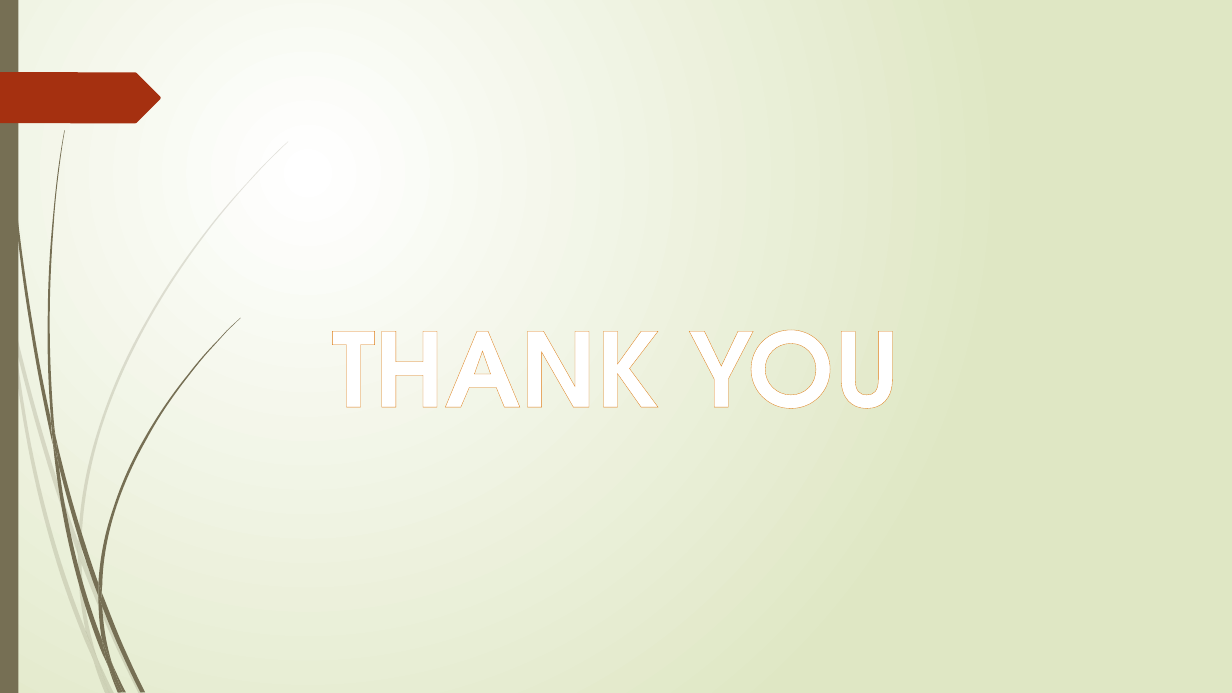
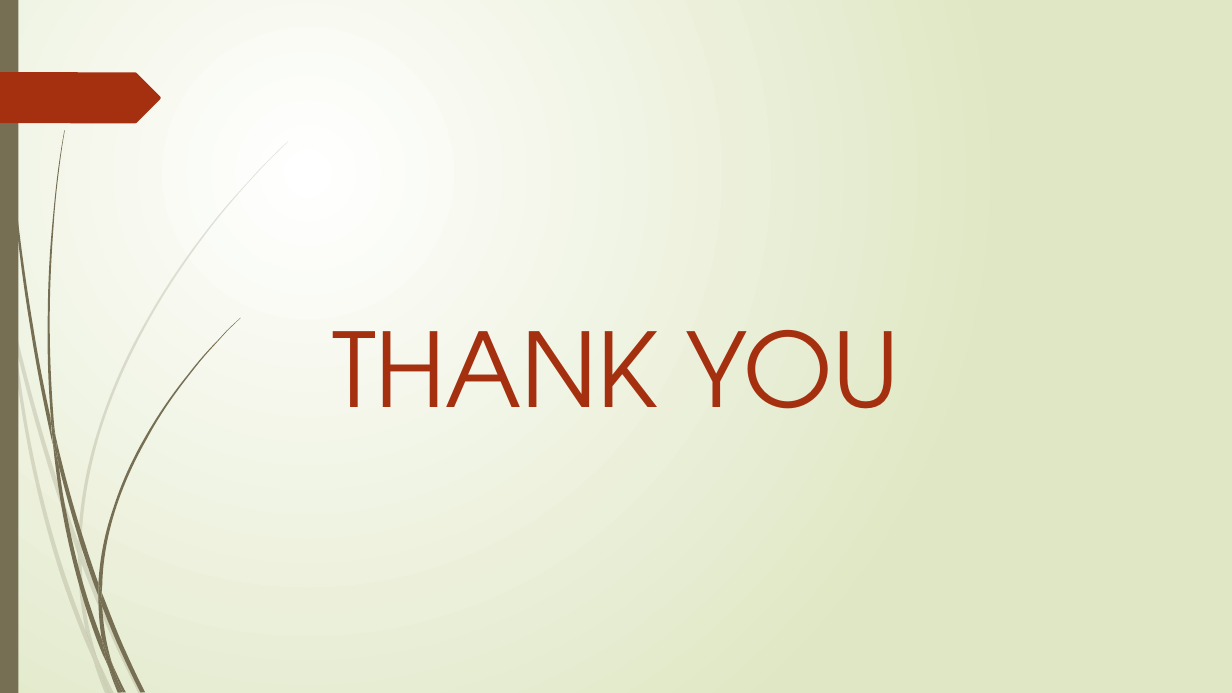
Before and after one commit to KaustubhaRam/Amazon_Sales, a slide deck: slide 10 of Unified Mentor Amazon Sales.pptx. Drawn at 1232x693 pixels with LibreOffice and Linux fonts; fonts in the diff are those of the drawing. Boxes give left, top, right and bottom in pixels: in the first picture for what was removed or moved away, otherwise in the second. Text is boxed around its words. In the diff, an @@ line names an element or a change of style, - is before the commit and + after.

Commit message:
update

```diff
--- a/Unified Mentor Amazon Sales.pptx
+++ b/Unified Mentor Amazon Sales.pptx
@@ text "THANK YOU" at <box>332,330,900,409</box>: text colour #FFFFFF to #A53010, letter outline #DE7E18 0.52 pt to none, bold off @@
```
